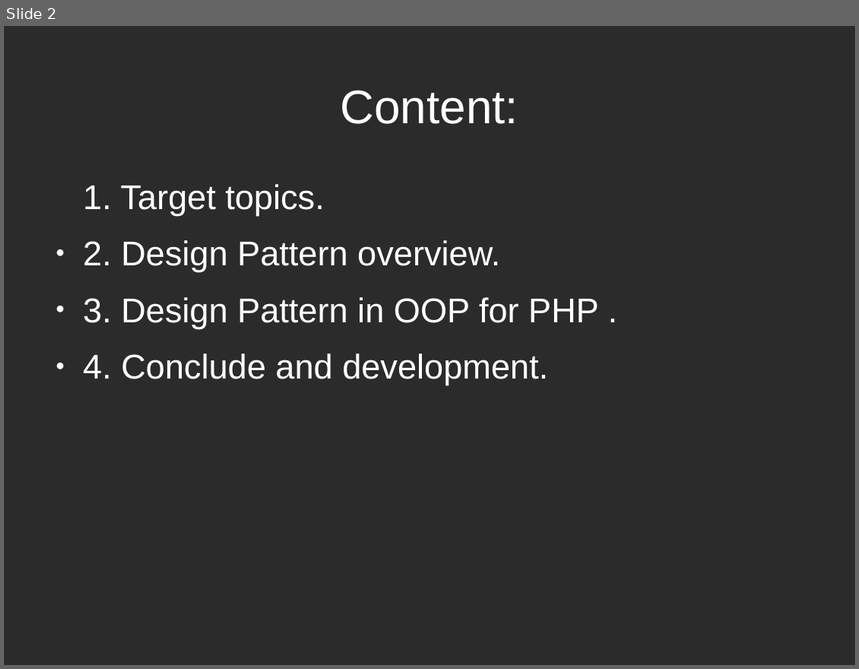
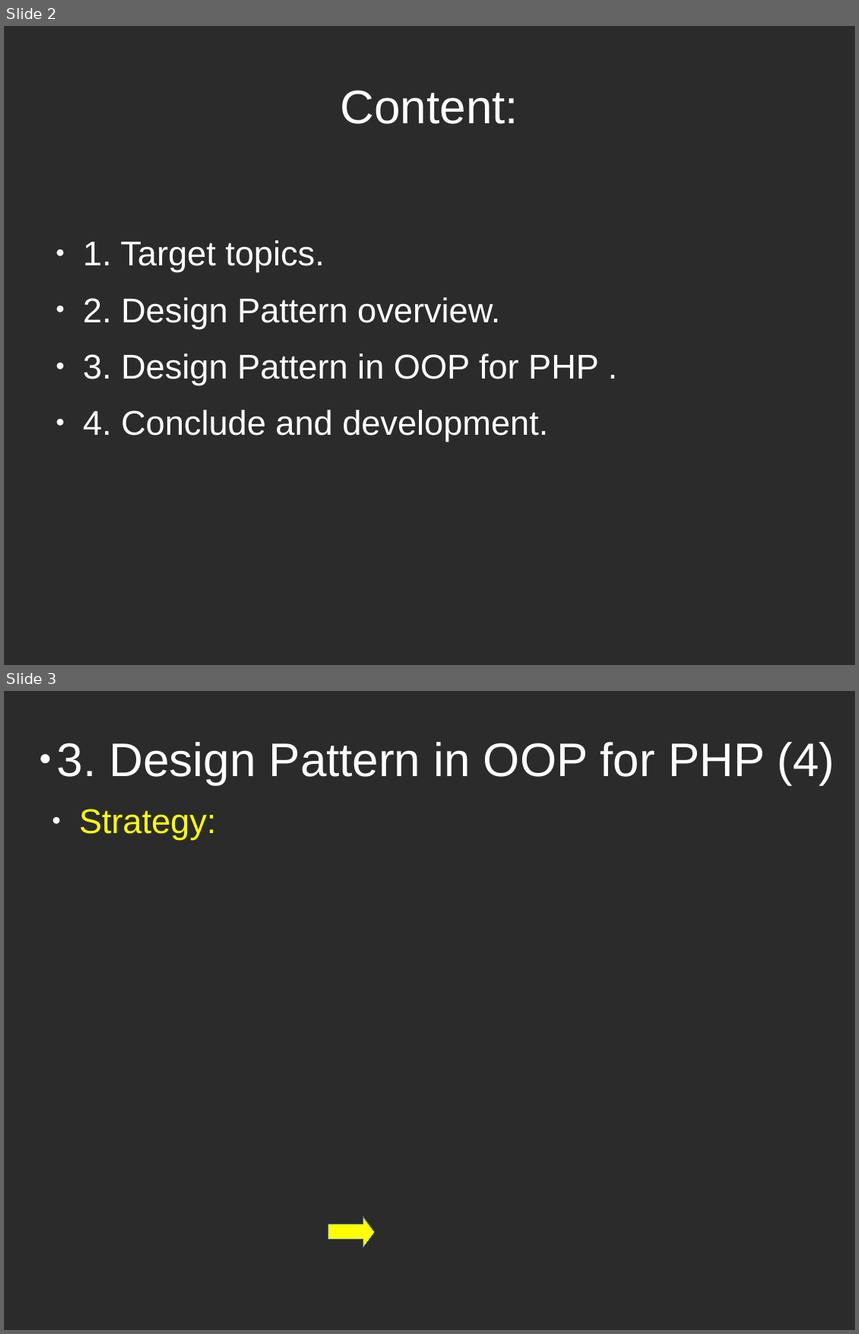
Before and after one commit to huongvt789/design-parttern, a slide deck: design-pattern.odp. Shown one above the other, each under a label of ours: slide 2 before the commit, slides 2 and 3 after it. The pictures are 859x669 and 859x1334 pixels, drawn with LibreOffice and Linux fonts; fonts in the diff are those of the drawing; background and template pictures are left out; a plain dark background stands for a picture behind light text. Boxes give left, top, right and bottom in pixels: in the first picture for what was removed or moved away, otherwise in the second. Text is boxed around its words. In the diff, an @@ line names an element or a change of style, - is before the commit and + after.

```diff
--- a/design-pattern.odp
+++ b/design-pattern.odp
@@ slide 3 added at box(4, 691, 855, 1330), background picture (left out) @@
@@ title added at box(57, 742, 835, 785), 43.9 pt, text #FFFFFF @@
+● 3. Design Pattern in OOP for PHP (4)
@@ text added at box(79, 809, 217, 840), 32 pt, text #FFFF00 @@
+● Strategy:
@@ right arrow added at box(329, 1216, 375, 1247), fill #FFFF00, outline #3465A4 0 pt @@
@@ slide 2 changed as well @@
@@ text at box(83, 240, 324, 272): bullet none to ● @@
```
Also in this commit, not shown: 2 other slides changed, 1 other slide added, 2 other files.
